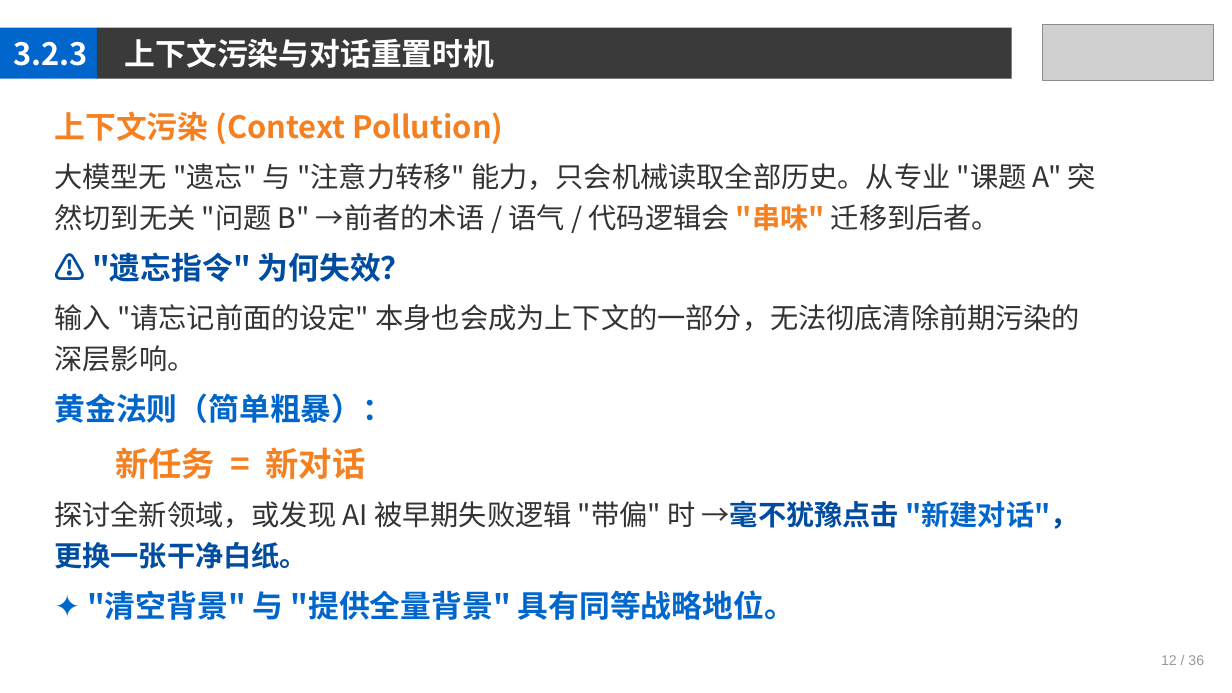
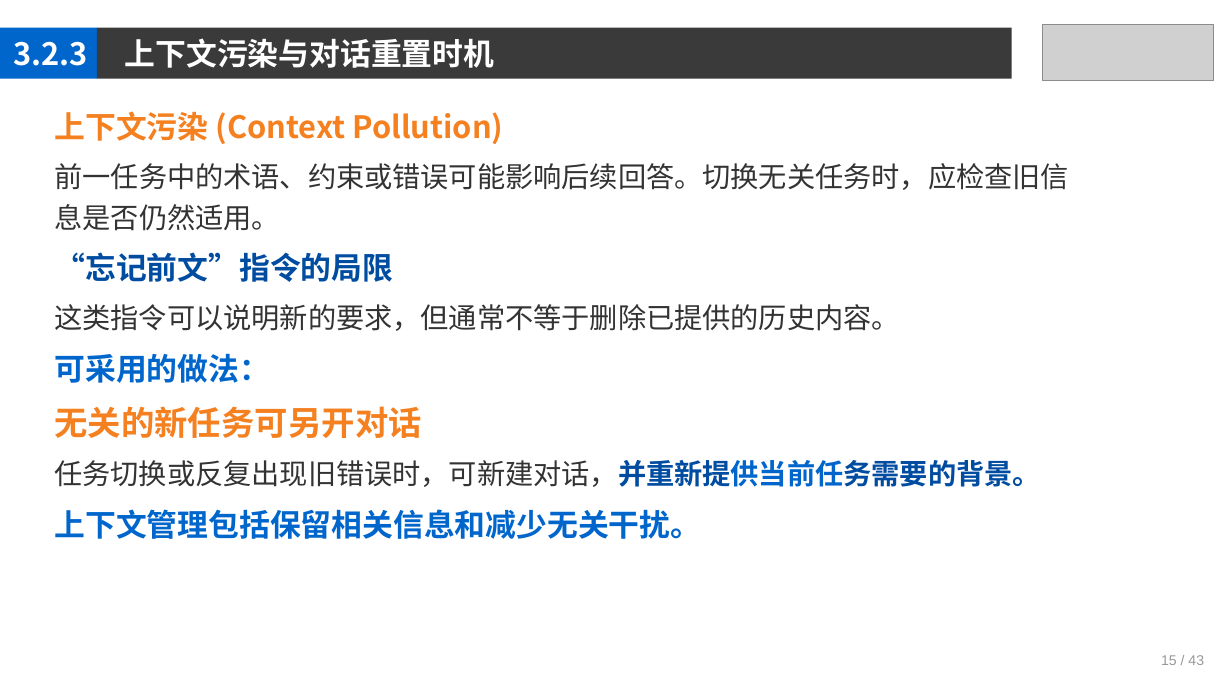
Before and after one commit to jpqiang/AIGC, a slide deck: slide 15 of 课件/第3章.pptx. Drawn at 1232x693 pixels with LibreOffice and Linux fonts; fonts in the diff are those of the drawing; grey boxes stand for pictures. Boxes give left, top, right and bottom in pixels: in the first picture for what was removed or moved away, otherwise in the second. Text is boxed around its words. In the diff, an @@ line names an element or a change of style, - is before the commit and + after.

```diff
--- a/课件/第3章.pptx
+++ b/课件/第3章.pptx
@@ text at <box>54,163,1069,539</box>: text changed @@
-大模型无 "遗忘" 与 "注意力转移" 能力，只会机械读取全部历史。从专业 "课题 A" 突然切到无关 "问题 B" →前者的术语 / 语气 / 代码逻辑会 "串味" 迁移到后者。
-⚠ "遗忘指令" 为何失效？
-输入 "请忘记前面的设定" 本身也会成为上下文的一部分，无法彻底清除前期污染的深层影响。
-黄金法则（简单粗暴）：
-新任务 = 新对话
-探讨全新领域，或发现 AI 被早期失败逻辑 "带偏" 时 →毫不犹豫点击 "新建对话"，更换一张干净白纸。
-✦ "清空背景" 与 "提供全量背景" 具有同等战略地位。
+前一任务中的术语、约束或错误可能影响后续回答。切换无关任务时，应检查旧信息是否仍然适用。
+“忘记前文”指令的局限
+这类指令可以说明新的要求，但通常不等于删除已提供的历史内容。
+可采用的做法：
+无关的新任务可另开对话
+任务切换或反复出现旧错误时，可新建对话，并重新提供当前任务需要的背景。
+上下文管理包括保留相关信息和减少无关干扰。
@@ text at <box>1161,655,1204,665</box>: text changed @@
-12 / 36
+15 / 43
```
Also in this commit, not shown: 40 other slides changed, 1 other file.
